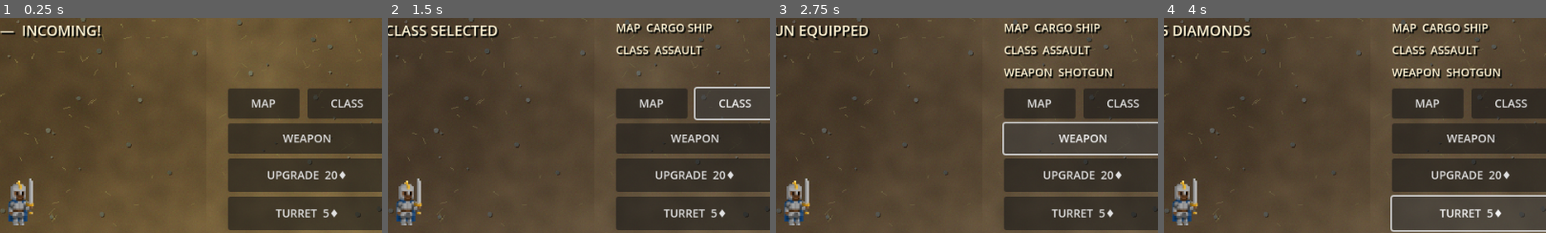
Above: before the commit, frames 1-4 (left to right).
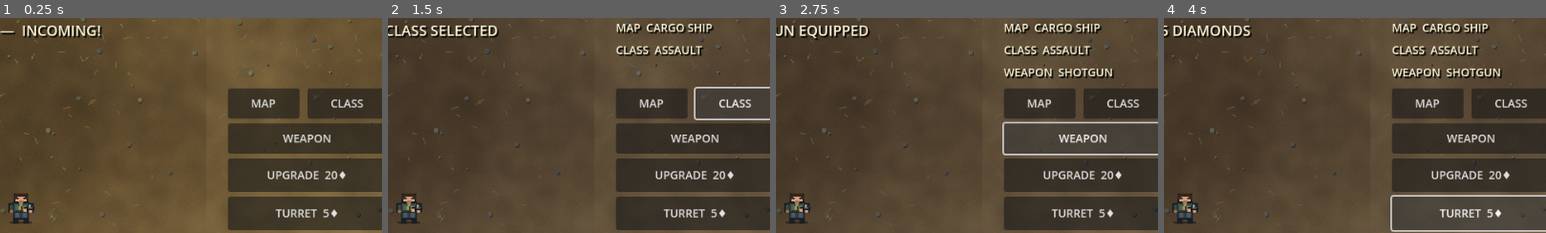
Above: after the commit, the same moments.

Repository: afie-boop/The-Fallen-Kingdom
Game: Godot game, scene res://scenes/deadzone.tscn
Two runs of this game, one before a commit and one after it. Both use one fixed random seed, a clock stepped at 60 frames per second and the inputs below.
Inputs:
- Up to frame 1 (0.25 s): no input
- Up to frame 2 (1.5 s): click "MAP" at 0.5 s; click "CLASS" at 1.25 s
- Up to frame 3 (2.75 s): click "WEAPON" at 2 s
- Up to frame 4 (4 s): click "UPGRADE 20♦" at 2.75 s; click "TURRET 5♦" at 3.5 s
The pictures show only the part of the screen within x 47-97%, y 2-52%; the shares and areas given below are measured in that part.

The runs differ from the first frame. In frame 1, 1.1% of the frame differs, in the area x 2-9%, y 74-97%; in frame 2, 1.1%; in frame 3, 1.1%; in frame 4, 1.1%.
Error in both runs: Invalid assignment of property or key 'position' with value of type 'Vector2' on a base object of type 'Nil'. (res://scripts/deadzone_game.gd:253)

Commit message:
Replace medieval player sprite with modern DEADZONE survivor

Diff:
--- a/extracted/The-Fallen-Kingdom/scripts/deadzone_player.gd
+++ b/extracted/The-Fallen-Kingdom/scripts/deadzone_player.gd
@@ -12,7 +12,6 @@
 var dead: bool = false
 var _sprite: Sprite2D
 var _invulnerability: float = 0.0
-var _class_texture_index := 1
 
 func _ready() -> void:
     collision_layer = 2
@@ -29,7 +28,7 @@
 func _set_character_sprite() -> void:
     if _sprite != null:
         _sprite.queue_free()
-    _sprite = PixelArt.make_sprite_tex(PixelArt.char_tex(_class_texture_index))
+    _sprite = PixelArt.make_sprite_tex(PixelArt.survivor_tex())
     _sprite.texture_filter = CanvasItem.TEXTURE_FILTER_NEAREST
     _sprite.scale = Vector2(1.55, 1.55)
     add_child(_sprite)
